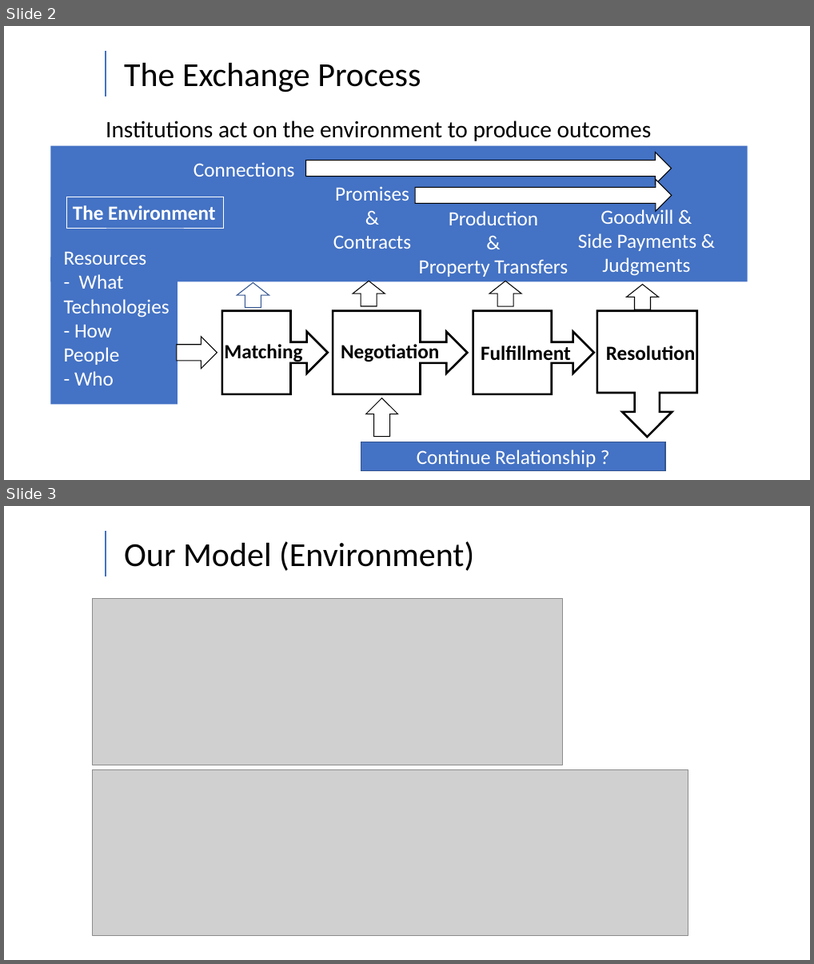
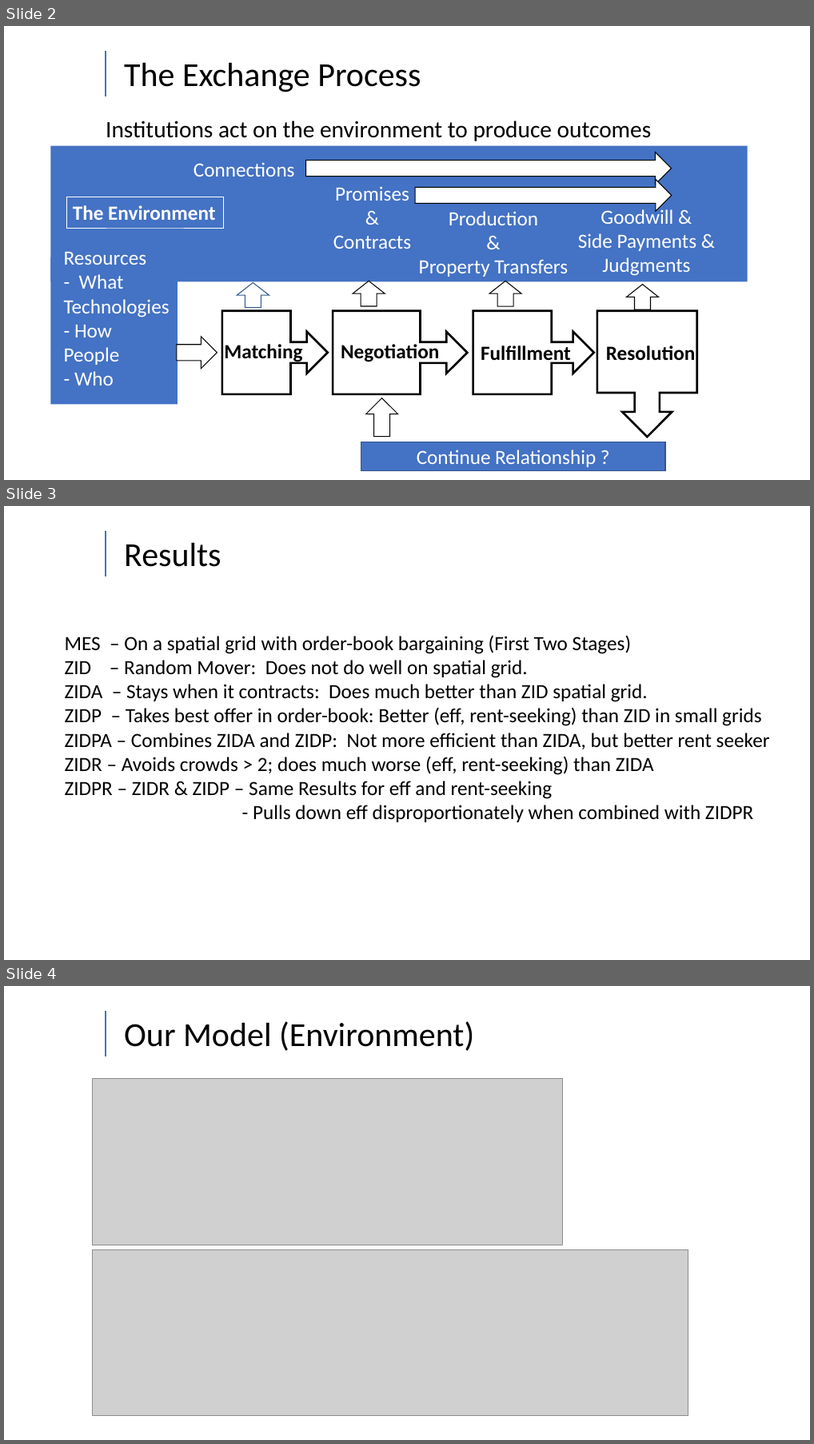
Before and after one commit to Kmccabe/dm_markets, a slide deck: talks/ZI Conference Talk V2.pptx. Shown one above the other, each under a label of ours: slides 2 and 3 before the commit, slides 2, 3 and 4 after it. The pictures are 814x964 and 814x1444 pixels, drawn with LibreOffice and Linux fonts; fonts in the diff are those of the drawing; grey boxes stand for pictures. Boxes give left, top, right and bottom in pixels: in the first picture for what was removed or moved away, otherwise in the second. Text is boxed around its words. In the diff, an @@ line names an element or a change of style, - is before the commit and + after.

```diff
--- a/talks/ZI Conference Talk V2.pptx
+++ b/talks/ZI Conference Talk V2.pptx
@@ slide 3 added at (4,506,810,960), background #FFFFFF @@
@@ line added from (106, 531) to (106, 576), #4472C4 2.25 pt @@
@@ text added at (124,543,221,567), 40 pt, text #000000 @@
+Results
@@ text added at (65,635,770,822), 24 pt, text #000000 @@
+MES – On a spatial grid with order-book bargaining (First Two Stages)
+ZID – Random Mover: Does not do well on spatial grid.
+ZIDA – Stays when it contracts: Does much better than ZID spatial grid.
+ZIDP – Takes best offer in order-book: Better (eff, rent-seeking) than ZID in small grids
+ZIDPA – Combines ZIDA and ZIDP: Not more efficient than ZIDA, but better rent seeker
+ZIDR – Avoids crowds > 2; does much worse (eff, rent-seeking) than ZIDA
+ZIDPR – ZIDR & ZIDP – Same Results for eff and rent-seeking
+- Pulls down eff disproportionately when combined with ZIDPR
@@ what was slide 3 is now slide 4 @@
```
Also in this commit, not shown: 6 slides changed.
